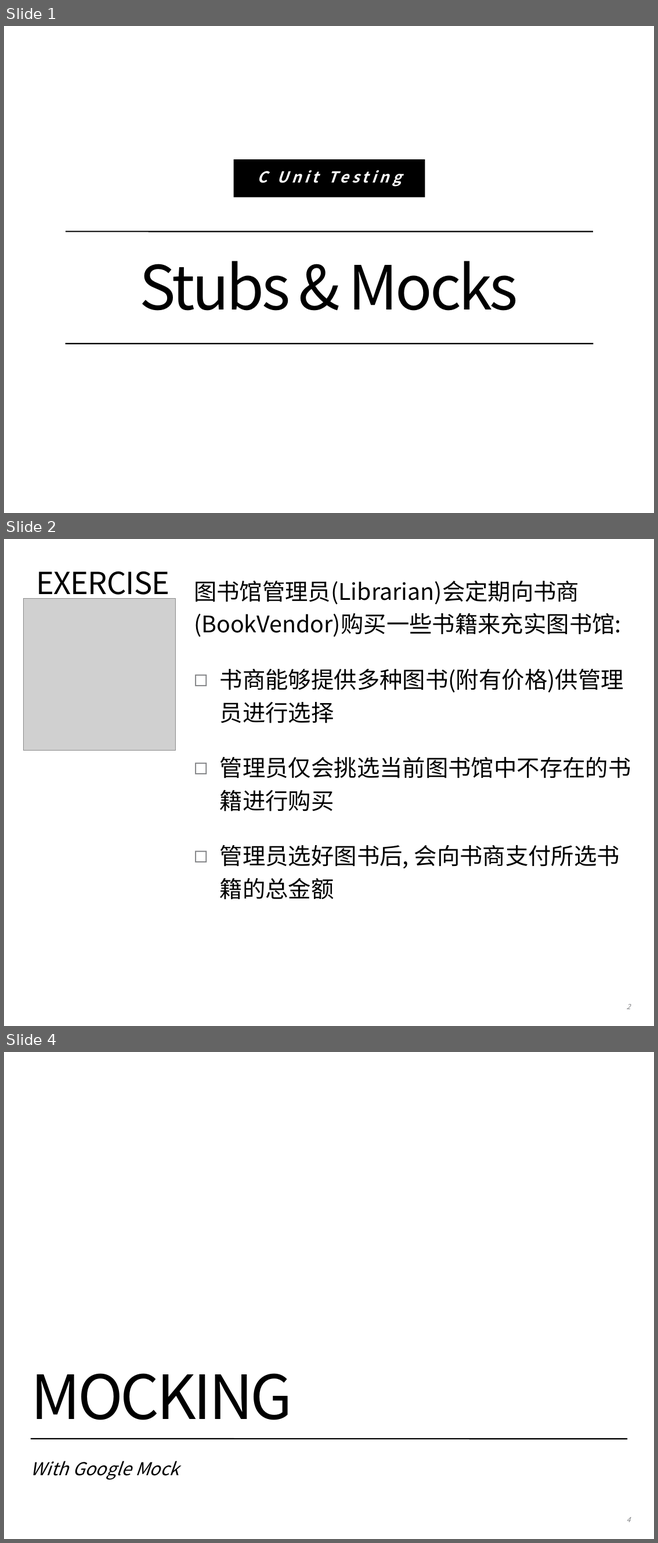
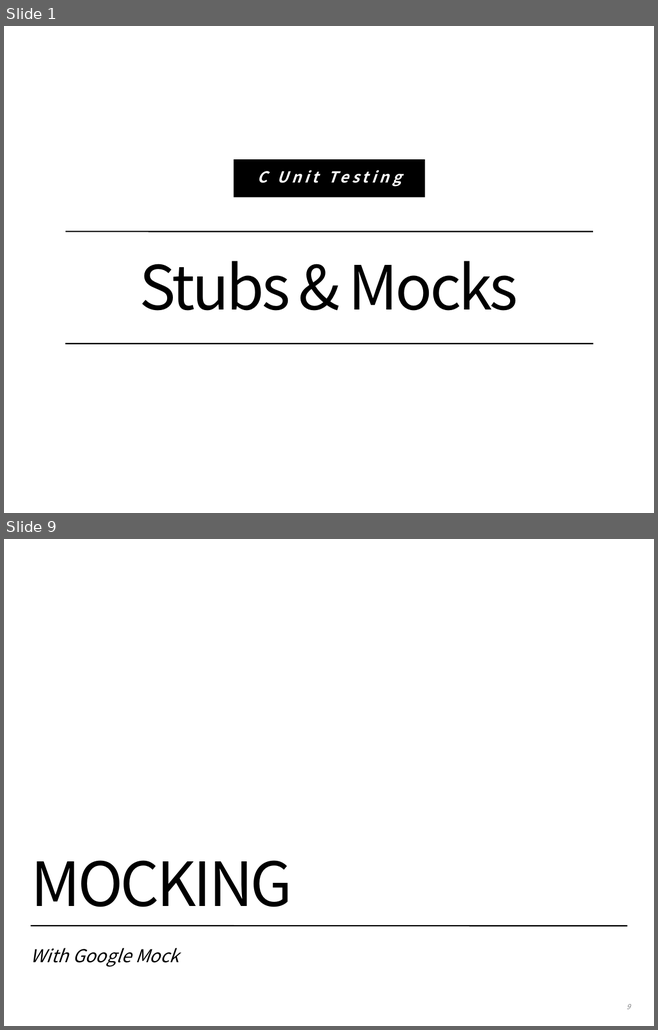
Before and after one commit to coney/c-training, a slide deck: UT/.slides/02-stubs-and-mocks.pptx. Shown one above the other, each under a label of ours: slides 1, 2 and 4 before the commit, slides 1 and 9 after it; the slides between them are not shown. The pictures are 658x1543 and 658x1030 pixels, drawn with LibreOffice and Linux fonts; fonts in the diff are those of the drawing; grey boxes stand for pictures; background and template pictures are left out. Boxes give left, top, right and bottom in pixels: in the first picture for what was removed or moved away, otherwise in the second. Text is boxed around its words. In the diff, an @@ line names an element or a change of style, - is before the commit and + after.

```diff
--- a/UT/.slides/02-stubs-and-mocks.pptx
+++ b/UT/.slides/02-stubs-and-mocks.pptx
@@ slide 2 removed at [4,539,654,1026], background #FFFFFF @@
@@ title removed at [36,571,169,602] @@
-EXERCISE
@@ text removed at [194,580,631,900] @@
-图书馆管理员(Librarian)会定期向书商(BookVendor)购买一些书籍来充实图书馆:
-◻ 书商能够提供多种图书(附有价格)供管理员进行选择
-◻ 管理员仅会挑选当前图书馆中不存在的书籍进行购买
-◻ 管理员选好图书后, 会向书商支付所选书籍的总金额
@@ picture removed at [23,598,175,750] @@
@@ page number removed at [626,1004,630,1009] @@
-2
@@ what was slide 4 is now slide 9 @@
@@ page number at [626,1004,630,1009]: text changed @@
-4
+9
```
Also in this commit, not shown: 1 slide changed, 9 slides added, 1 other slide removed.
